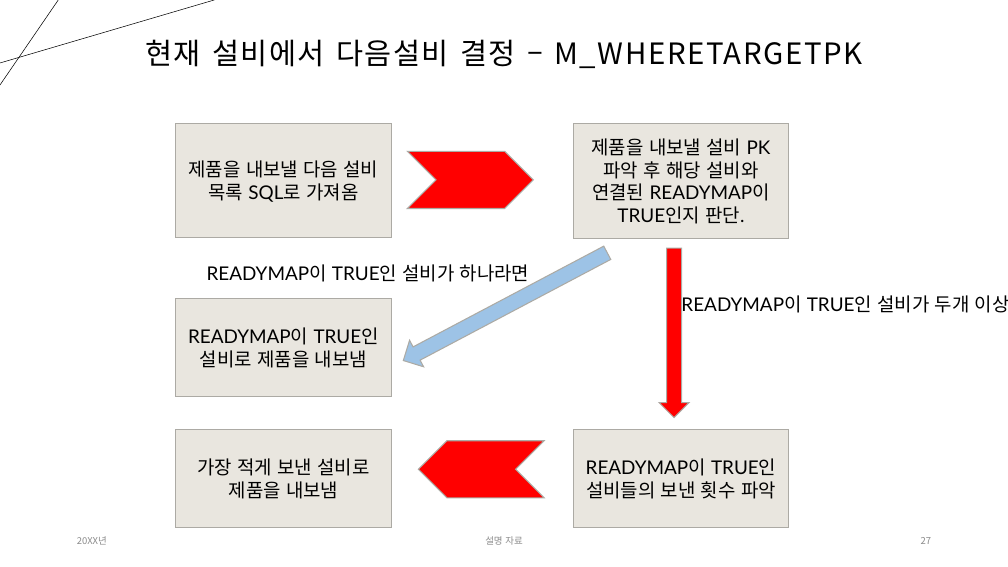
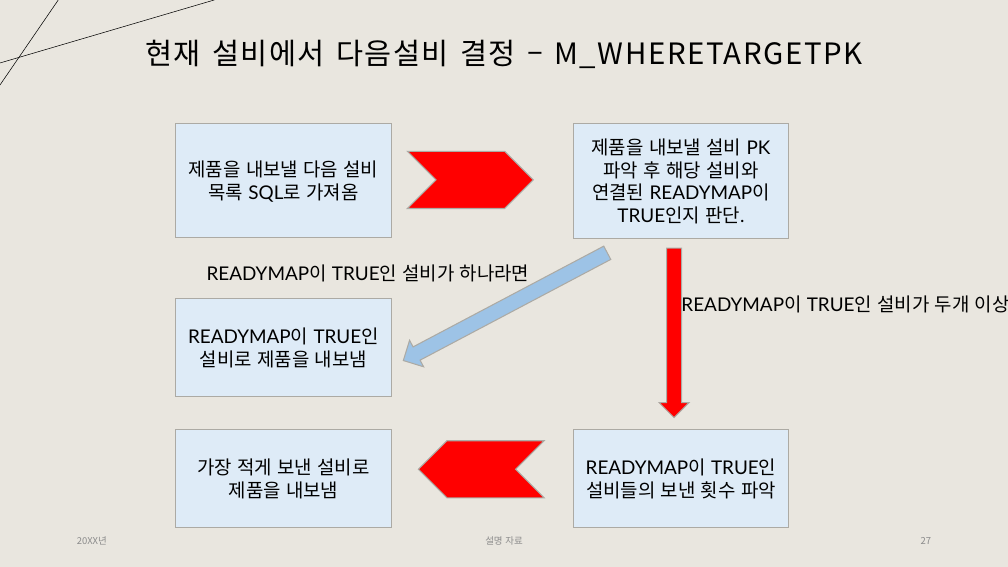
Before and after one commit to Tentailsahri/DT_FINAL_Project, a slide deck: slide 27 of 문서/시나리오에 따른 공정 시뮬레이션 발표 - 박민준.pptx. Drawn at 1008x567 pixels with LibreOffice and Linux fonts; fonts in the diff are those of the drawing. Boxes give left, top, right and bottom in pixels: in the first picture for what was removed or moved away, otherwise in the second. Text is boxed around its words. In the diff, an @@ line names an element or a change of style, - is before the commit and + after.

```diff
--- a/문서/시나리오에 따른 공정 시뮬레이션 발표 - 박민준.pptx
+++ b/문서/시나리오에 따른 공정 시뮬레이션 발표 - 박민준.pptx
@@ background #FFFFFF to #E9E6DF @@
@@ fill #E9E6DF to #DEEBF7 in 5 elements at (175,123,391,238), (573,123,789,238), (175,299,391,396), (573,430,789,527), (175,430,391,527) @@
```
Also in this commit, not shown: 11 other slides changed.
